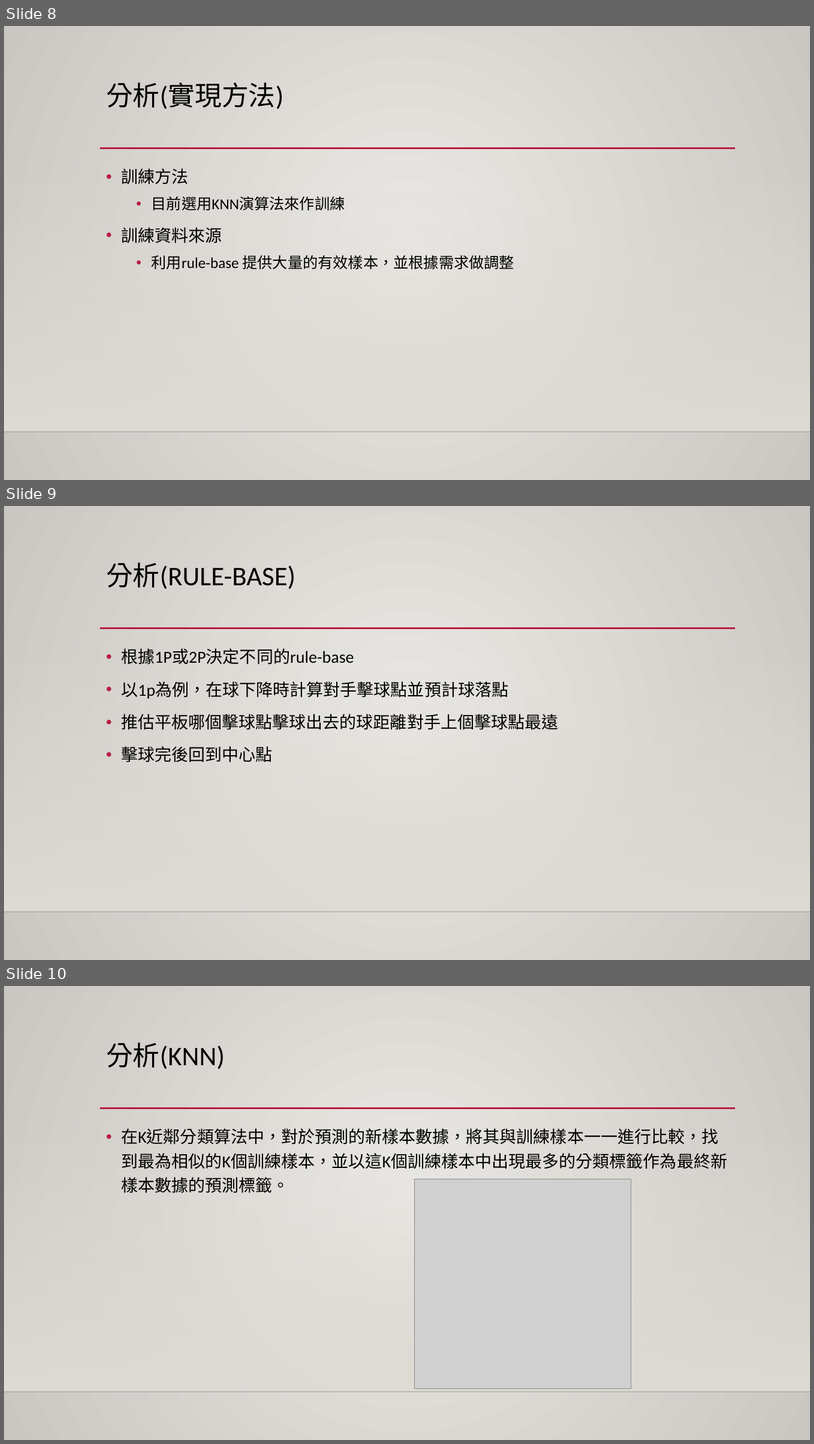
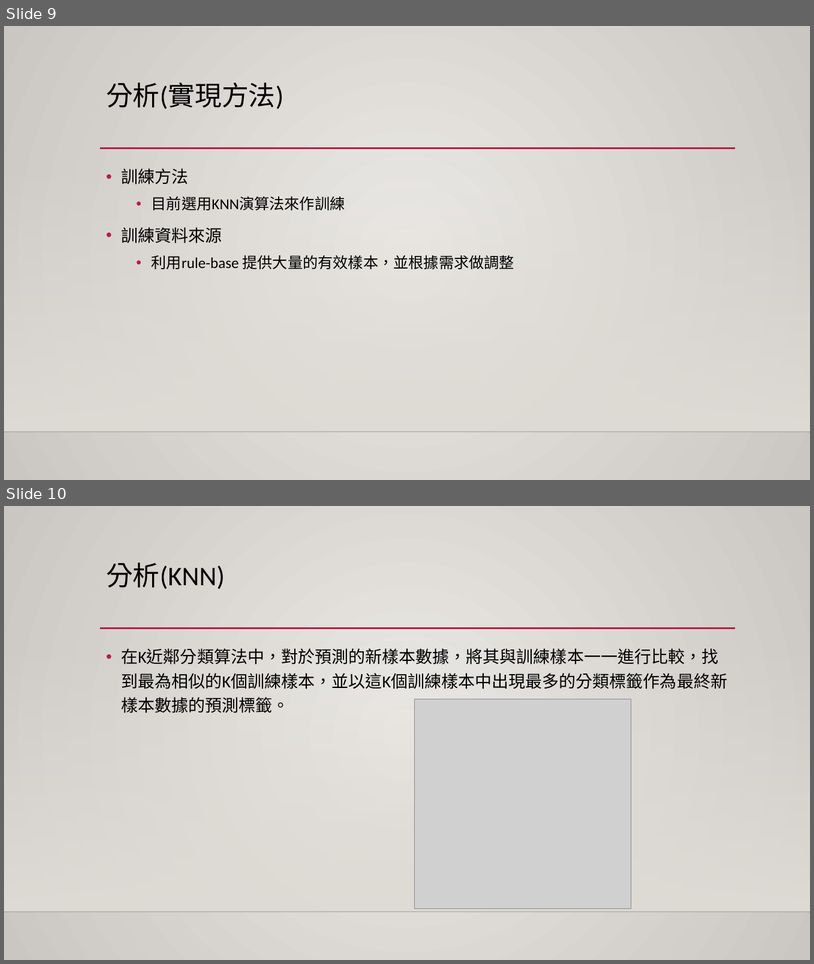
Before and after one commit to mingyang13795/Ping_Pong, a slide deck: 專案管理.pptx. Shown one above the other, each under a label of ours: slides 8, 9 and 10 before the commit, slides 9 and 10 after it. The pictures are 814x1444 and 814x964 pixels, drawn with LibreOffice and Linux fonts; fonts in the diff are those of the drawing; grey boxes stand for pictures; background and template pictures are left out. Boxes give left, top, right and bottom in pixels: in the first picture for what was removed or moved away, otherwise in the second. Text is boxed around its words. In the diff, an @@ line names an element or a change of style, - is before the commit and + after.

```diff
--- a/專案管理.pptx
+++ b/專案管理.pptx
@@ slide 9 removed at (4,506,810,960), background gradient #ECEAE7 to #CAC7C1; not listed: 3 template elements that a slide beside it also shows @@
@@ title removed at (106,562,296,589) @@
-分析(RULE-BASE)
@@ text removed at (121,648,558,762) @@
-• 根據1P或2P決定不同的rule-base
-• 以1p為例，在球下降時計算對手擊球點並預計球落點
-• 推估平板哪個擊球點擊球出去的球距離對手上個擊球點最遠
-• 擊球完後回到中心點
@@ what was slide 8 is now slide 9 @@
```
Also in this commit, not shown: 6 slides changed, 4 slides added.
